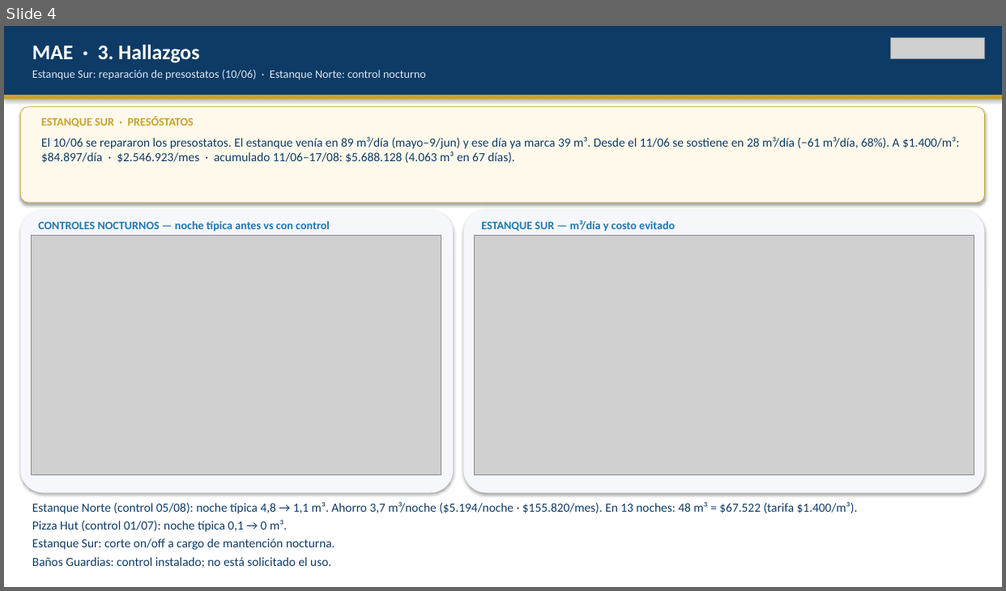
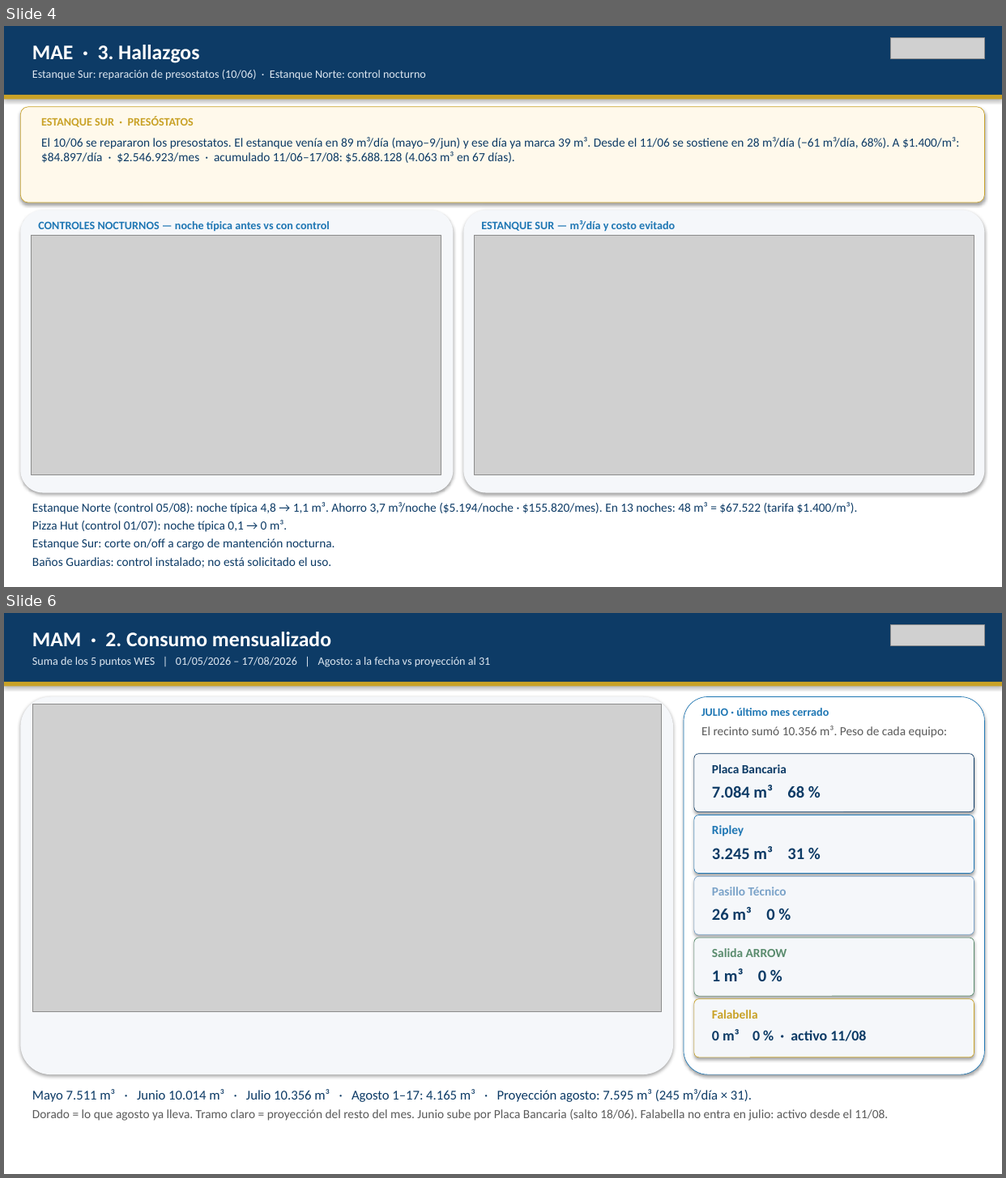
Before and after one commit to anibaloperacionesWes/wes-scripts, a slide deck: reports/Parque_Arauco/TMP_7MALLS/entrega_diego_anibal/Recorrido_ejecutivo_PA_MAE_20260817.pptx. Shown one above the other, each under a label of ours: slide 4 before the commit, slides 4 and 6 after it; the slides between them are not shown. The pictures are 1006x591 and 1006x1178 pixels, drawn with LibreOffice and Linux fonts; fonts in the diff are those of the drawing; grey boxes stand for pictures. Boxes give left, top, right and bottom in pixels: in the first picture for what was removed or moved away, otherwise in the second. Text is boxed around its words. In the diff, an @@ line names an element or a change of style, - is before the commit and + after.

```diff
--- a/reports/Parque_Arauco/TMP_7MALLS/entrega_diego_anibal/Recorrido_ejecutivo_PA_MAE_20260817.pptx
+++ b/reports/Parque_Arauco/TMP_7MALLS/entrega_diego_anibal/Recorrido_ejecutivo_PA_MAE_20260817.pptx
@@ slide 6 added at [4, 613, 1002, 1174], background #FFFFFF @@
@@ rectangle added at [4, 613, 1002, 682], fill #0D3B66 @@
@@ text added at [32, 632, 331, 646], 20 pt, text #FFFFFF, bold @@
+MAM · 2. Consumo mensualizado
@@ picture added at [891, 625, 985, 646] @@
@@ text added at [32, 657, 490, 667], 11 pt, text #DCE6F0 @@
+Suma de los 5 puntos WES | 01/05/2026 – 17/08/2026 | Agosto: a la fecha vs proyección al 31
@@ rectangle added at [4, 682, 1002, 687], fill #C9A227 @@
@@ rounded rectangle added at [20, 697, 673, 1075], fill #F5F7FA @@
@@ picture added at [32, 705, 661, 1012] @@
@@ rounded rectangle added at [684, 697, 985, 1075], fill #FFFFFF, outline #1F77B4 0.5 pt @@
@@ text added at [701, 708, 829, 716], 11 pt, text #1F77B4, bold @@
+JULIO · último mes cerrado
@@ text added at [701, 726, 948, 738], 12 pt, text #5A5A5A @@
+El recinto sumó 10.356 m³. Peso de cada equipo:
@@ rounded rectangle added at [694, 754, 974, 812], fill #F5F7FA, outline #0D3B66 0.5 pt @@
@@ text added at [712, 764, 786, 773], 12 pt, text #0D3B66, bold @@
+Placa Bancaria
@@ text added at [712, 785, 804, 798], 16 pt, text #0D3B66, bold @@
+7.084 m³ 68 %
@@ rounded rectangle added at [694, 815, 974, 874], fill #F5F7FA, outline #1F77B4 0.5 pt @@
@@ text added at [712, 825, 744, 837], 12 pt, text #1F77B4, bold @@
+Ripley
@@ text added at [712, 846, 804, 859], 16 pt, text #0D3B66, bold @@
+3.245 m³ 31 %
@@ rounded rectangle added at [694, 876, 974, 935], fill #F5F7FA, outline #7BA3C9 0.5 pt @@
@@ text added at [712, 887, 786, 896], 12 pt, text #7BA3C9, bold @@
+Pasillo Técnico
@@ text added at [712, 907, 774, 920], 16 pt, text #0D3B66, bold @@
+26 m³ 0 %
@@ rounded rectangle added at [694, 938, 974, 996], fill #F5F7FA, outline #5A8C6E 0.5 pt @@
@@ text added at [712, 948, 787, 957], 12 pt, text #5A8C6E, bold @@
+Salida ARROW
@@ text added at [712, 969, 766, 982], 16 pt, text #0D3B66, bold @@
+1 m³ 0 %
@@ rounded rectangle added at [694, 999, 974, 1058], fill #F5F7FA, outline #C9A227 0.5 pt @@
@@ text added at [712, 1010, 758, 1019], 12 pt, text #C9A227, bold @@
+Falabella
@@ text added at [712, 1029, 866, 1041], 14 pt, text #0D3B66, bold @@
+0 m³ 0 % · activo 11/08
@@ text added at [32, 1089, 888, 1121], 12 pt, text #5A5A5A @@
+Mayo 7.511 m³ · Junio 10.014 m³ · Julio 10.356 m³ · Agosto 1–17: 4.165 m³ · Proyección agosto: 7.595 m³ (245 m³/día × 31).
+Dorado = lo que agosto ya lleva. Tramo claro = proyección del resto del mes. Junio sube por Placa Bancaria (salto 18/06). Falabella no entra en julio: activo desde el 11/08.
```
Also in this commit, not shown: 1 slide changed, 1 other slide added, 1 other file.
